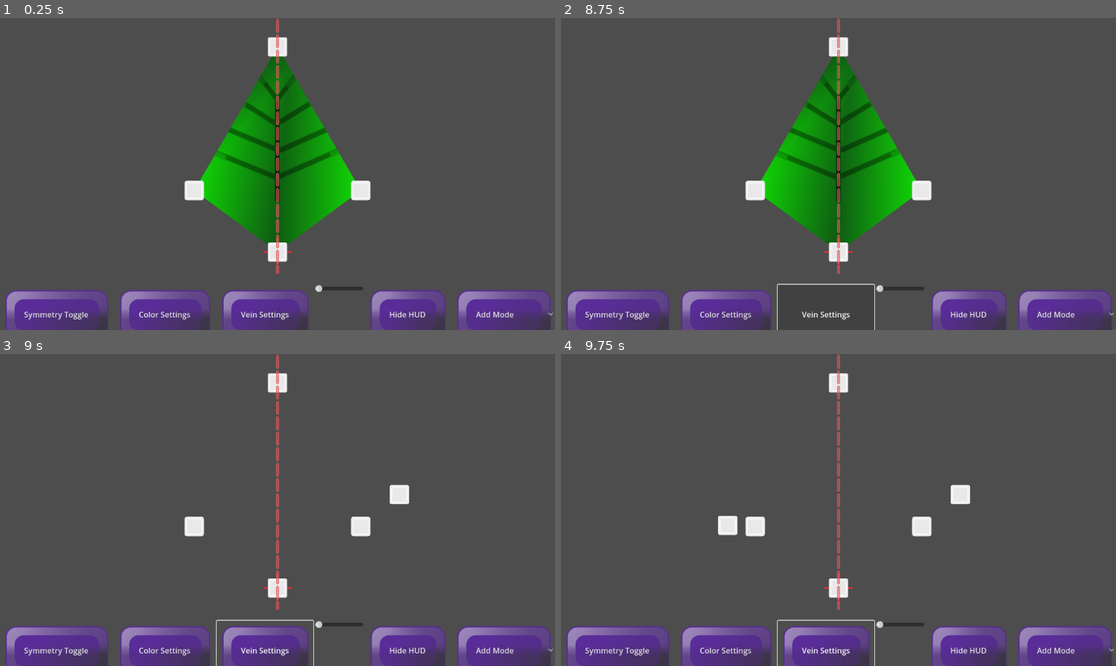
Above: before the commit, frames 1-4 (two rows, left to right).
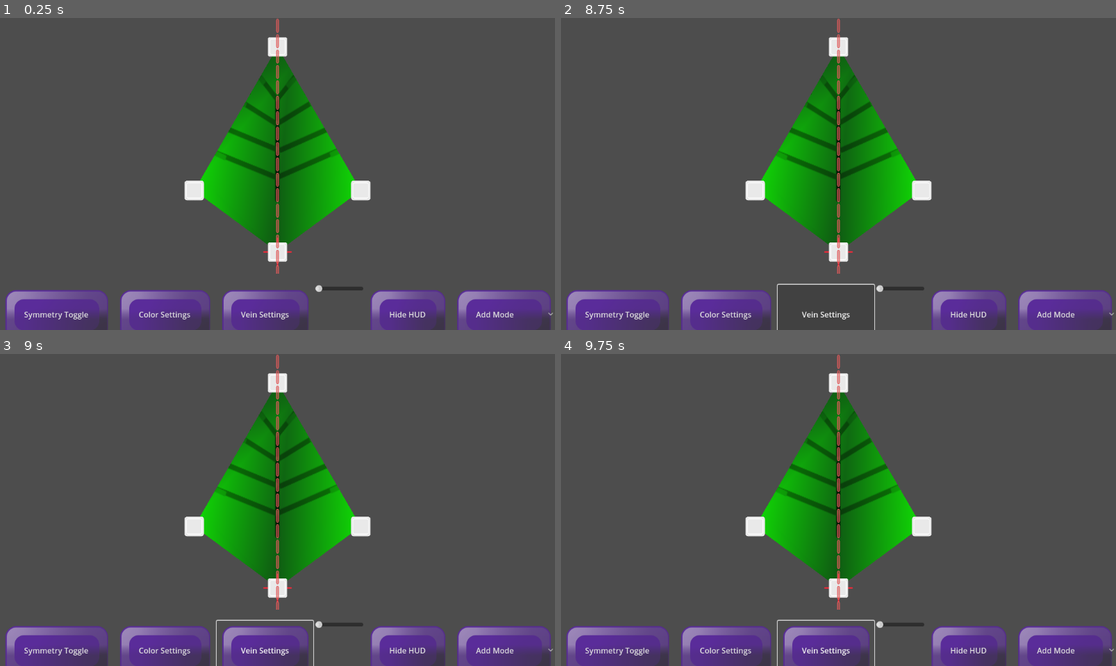
Above: after the commit, the same moments.

Repository: LettucePie/persephone
Game: Godot game, scene res://design/leafmaker.tscn
The game is run twice, just before and just after one commit, with the same random seed, the same clock (stepped at 60 frames per second) and the same inputs.
Inputs (mouse positions are in pixels of both pictures, inside the frame that each line leads up to):
- Up to frame 1 (0.25 s): no input
- Up to frame 2 (8.75 s): click "Symmetry Toggle" at 0.5 s; click "Hide HUD" at 1.25 s; click "Add Mode" at 2 s; click "Symmetry Toggle" at 2.75 s; click "Hide HUD" at 3.5 s; click "Add Mode" at 4.25 s; click "Symmetry Toggle" at 5 s; click "Hide HUD" at 5.75 s; click "Add Mode" at 6.5 s; click "Color Settings" at 7.25 s; click "Vein Settings" at 8 s
- Up to frame 3 (9 s): move the mouse to (399, 494) at 8.77 s; tap R at 8.85 s; click (399, 494) at 8.92 s
- Up to frame 4 (9.75 s): move the mouse to (727, 525) at 9.52 s; tap N at 9.6 s; click (727, 525) at 9.67 s

Frames 1-2 are identical in both runs. In frame 3, 9.8% of the frame differs, in the area x 36-74%, y 12-73%; in frame 4, 10%, in the area x 28-74%, y 12-73%.

Commit message:
Unfinished work on Point Intersection.

Diff:
--- a/design/leafmaker.gd
+++ b/design/leafmaker.gd
@@ -14,3 +14,10 @@
 # Called every frame. 'delta' is the elapsed time since the previous frame.
 #func _process(delta):
 #	pass
+
+func _on_canvas_ready():
+	pass # Replace with function body.
+
+
+func _on_ui_ready():
+	$canvas.ui_control = $ui
--- a/design/leafmaker.tscn
+++ b/design/leafmaker.tscn
@@ -122,6 +122,8 @@
 anchor_bottom = 0.822
 offset_bottom = -0.200012
 
+[connection signal="ready" from="canvas" to="." method="_on_canvas_ready"]
+[connection signal="ready" from="ui" to="." method="_on_ui_ready"]
 [connection signal="resized" from="ui" to="canvas" method="_on_ui_resized"]
 [connection signal="pressed" from="ui/HBoxContainer/Symmetry" to="ui" method="_on_Symmetry_pressed"]
 [connection signal="item_selected" from="ui/HBoxContainer/Mode" to="canvas" method="_on_Mode_item_selected"]
--- a/design/leafmaker_canvas.gd
+++ b/design/leafmaker_canvas.gd
@@ -1,4 +1,5 @@
 extends Node2D
+
 
 @export var square_node_tex: Texture2D
 @export var circle_node_tex: Texture2D
@@ -6,8 +7,13 @@
 @export var leaf_gradient_default: Gradient
 @export var leaf_texture_default: Texture2D
 
+
+var ui_control : Control
 enum Mode {ADD_MODE, EDIT_MODE, DELETE_MODE}
+var current_mode = Mode.ADD_MODE
+var screen_size : Vector2
 @export var debug_draw: bool = false
+
 
 class LeafPoint:
 	var visual_node : Node2D
@@ -42,9 +48,6 @@
 @onready var leaf_gradient : Gradient = leaf_gradient_default
 @onready var leaf_texture : Texture2D = leaf_texture_default
 
-var current_mode = Mode.ADD_MODE
-var screen_size : Vector2
-
 
 func _ready():
 	screen_size = get_window().get_size()
@@ -53,7 +56,7 @@
 	print("Building Start of the Leaf")
 	leaf_curve = Curve2D.new()
 	leaf_curve.set_bake_interval(5)
-	add_point(leaf_origin.position)
+	add_point(leaf_origin.position, -1)
 	print("Building Rest of the Leaf")
 	starting_leaf()
 
@@ -168,9 +171,9 @@
 	left_point.x = left_point.x * 0.7
 	var right_point = center_point
 	right_point.x = get_window().get_size().x - left_point.x
-	add_point(left_point)
-	add_point(top_point)
-	add_point(right_point)
+	add_point(left_point, -1)
+	add_point(top_point, -1)
+	add_point(right_point, -1)
 
 
 func _on_table_gui_input(event):
@@ -181,26 +184,65 @@
 			if event.button_index == 1:
 				print("Left Click")
 				if current_mode == Mode.ADD_MODE:
-					add_point(event.position)
+					if leaf_curve.get_point_count() > 3:
+						detect_intersection(event.position)
+					else:
+						add_point(event.position, -1)
 			if event.button_index == 2:
 				print("Right Click")
 			if event.button_index == 3:
 				print("Middle Click")
 
 
-func add_point(pos : Vector2):
-	leaf_curve.add_point(pos, Vector2.ZERO, Vector2.ZERO)
+func detect_intersection(pos : Vector2):
+	print("Looking for Intersection near point ", pos)
+	var target_point = leaf_curve.get_closest_point(pos)
+	if target_point.distance_squared_to(pos) < 1000:
+		## Find Closest two
+		var dist_a = 1000000
+		var dist_b = 1000000
+		var close_points = [leaf_curve.get_point_count() - 1, leaf_curve.get_point_count() - 1]
+		for p in leaf_points:
+			var dist = leaf_curve.get_point_position(p.curve_index).distance_squared_to(target_point)
+			print(p.curve_index, " ", dist)
+			if dist < dist_a:
+				dist_b = dist_a
+				dist_a = dist
+				close_points[1] = close_points[0]
+				close_points[0] = p.curve_index
+			elif dist < dist_b:
+				dist_b = dist
+				close_points[1] = p.curve_index
+		print(dist_a, " ", dist_b, " ", close_points)
+		close_points.sort()
+		close_points.reverse()
+		print("Intersection found at index, ", close_points[0])
+		add_point(pos, close_points[0])
+
+
+func add_point(pos : Vector2, idx : int):
+	print("Add Point Called with Pos ", pos, " and idx: ", idx)
 	var node_vis = Sprite2D.new()
 	node_vis.texture = square_node_tex
 	node_vis.position = pos
 	node_vis.scale = node_scale
 	self.add_child(node_vis)
-	var index_point = leaf_curve.get_point_count() - 1
-	var new_point = LeafPoint.new(node_vis, index_point, false, null)
-	leaf_points.append(new_point)
+	leaf_curve.add_point(pos, Vector2.ZERO, Vector2.ZERO, idx)
+	var curve_index = idx
+	if idx < 0:
+		curve_index = leaf_curve.get_point_count() - 1
+	var new_point = LeafPoint.new(node_vis, curve_index, false, null)
+	leaf_points.insert(curve_index, new_point)
 	update_leaf_visual(true)
 	if leaf_points.size() % 2 == 0:
 		pair_symmetry_points()
+	else:
+		break_symmetry_points()
+
+
+func update_leaf_point_indeces(range_start : int):
+	for i in range(range_start, leaf_curve.get_point_count()):
+		pass
 
 
 func pair_symmetry_points():
@@ -221,6 +263,13 @@
 			side_a[i].associate_pair(side_b[i])
 	else:
 		print("ERROR Symmetry Sides are uneven... somehow")
+
+
+func break_symmetry_points():
+	print("Breaking Symmetry Points")
+	for p in leaf_points:
+		if p.symmetry:
+			p.break_pair()
 
 
 func insert_point():
--- a/design/leafmaker_ui.gd
+++ b/design/leafmaker_ui.gd
@@ -1,5 +1,6 @@
 extends Control
 
+var symmetry_mode : bool = false
 
 # Called when the node enters the scene tree for the first time.
 func _ready():
